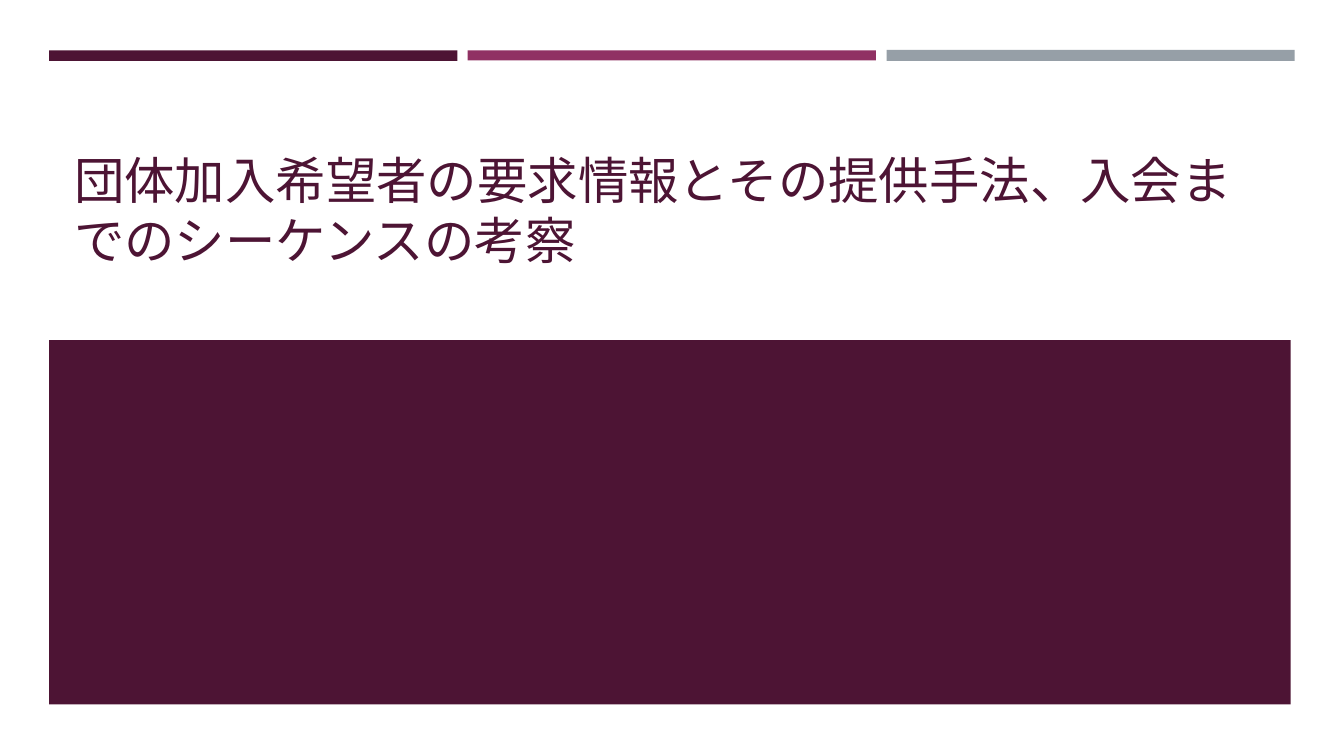
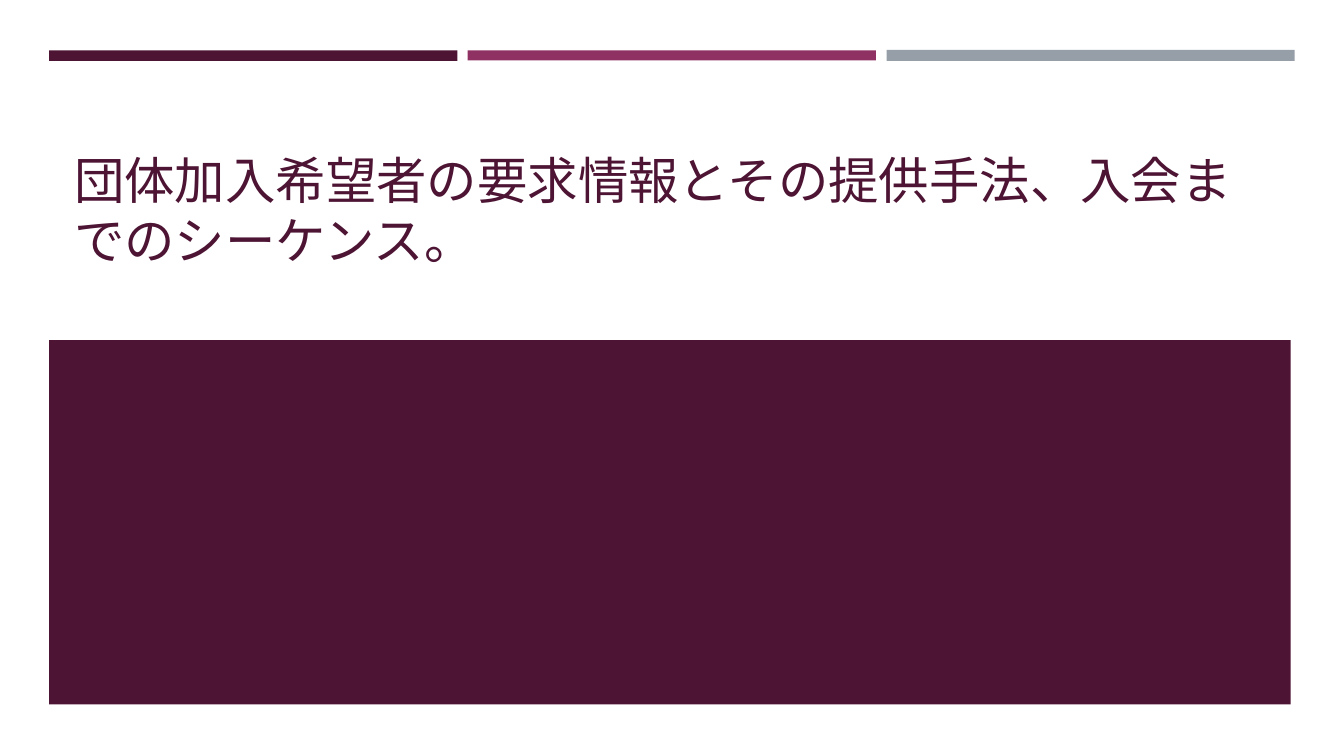
Before and after one commit to MasatoArai/subsidy, a slide deck: slide 1 of 団体加入希望者の要求情報とその提供手法.pptx. Drawn at 1344x756 pixels with LibreOffice and Linux fonts; fonts in the diff are those of the drawing. Boxes give left, top, right and bottom in pixels: in the first picture for what was removed or moved away, otherwise in the second. Text is boxed around its words. In the diff, an @@ line names an element or a change of style, - is before the commit and + after.

```diff
--- a/団体加入希望者の要求情報とその提供手法.pptx
+++ b/団体加入希望者の要求情報とその提供手法.pptx
@@ title at <box>74,156,1232,262</box>: text changed @@
-団体加入希望者の要求情報とその提供手法、入会までのシーケンスの考察
+団体加入希望者の要求情報とその提供手法、入会までのシーケンス。
```
Also in this commit, not shown: 2 other slides changed, 1 other file.
